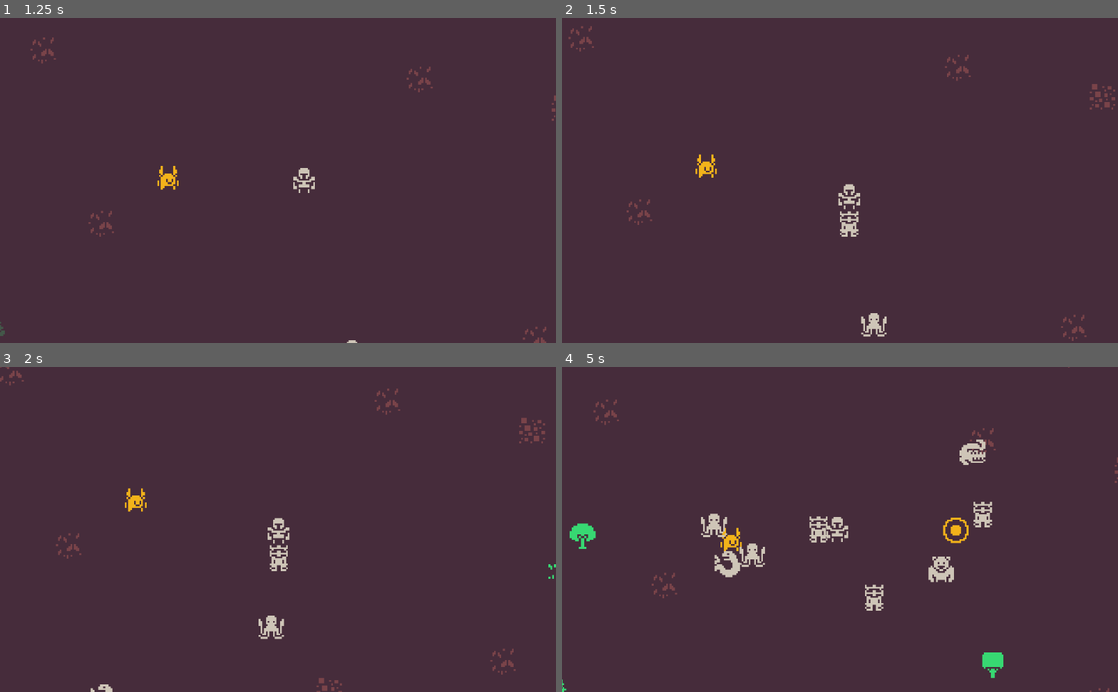
Above: before the commit, frames 1-4 (two rows, left to right).
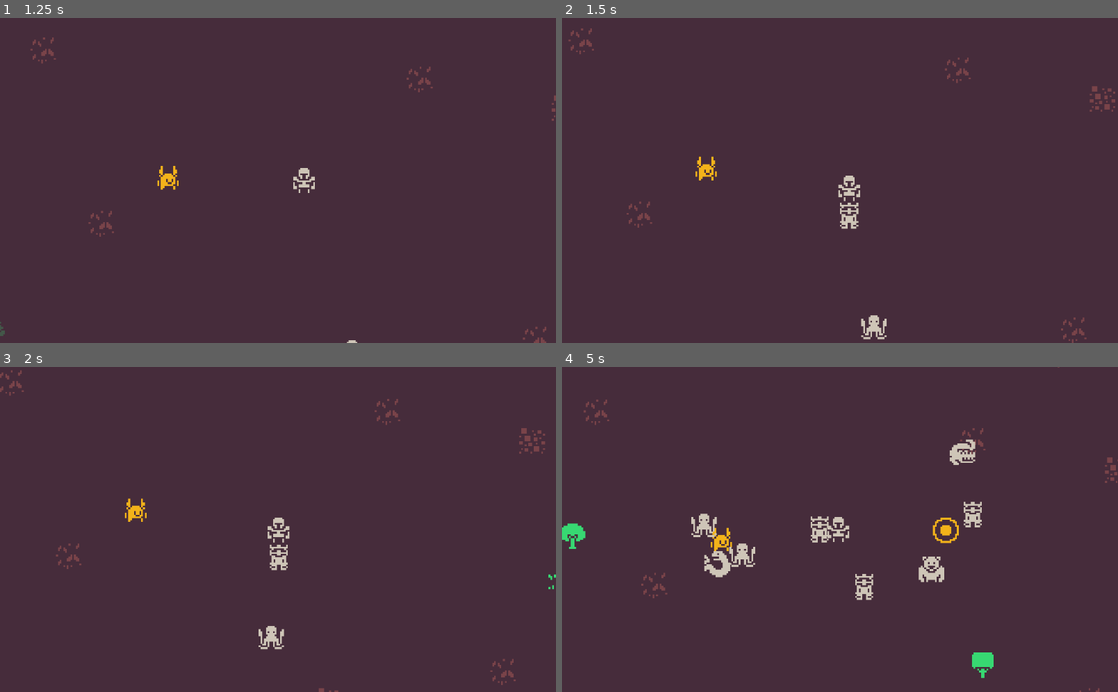
Above: after the commit, the same moments.

Repository: dsg-jam/LD46
Game: Godot game, scene res://assets/scenes/test.tscn
The game is run twice, just before and just after one commit, with the same random seed, the same clock (stepped at 60 frames per second) and the same inputs.
Inputs:
- Up to frame 1 (1.25 s): tap Enter at 0.5 s; hold Right (player_right) from 0.53 s (still down); tap F (player_mine) at 0.6 s
- Up to frame 2 (1.5 s): release Right (player_right) at 1.28 s; hold Down (player_down) from 1.28 s (still down); tap G (player_place_turret) at 1.35 s
- Up to frame 3 (2 s): keep holding Down (player_down)
- Up to frame 4 (5 s): release Down (player_down) at 2.03 s; hold Right (player_right) 2.03-2.78 s; tap F (player_mine) at 2.1, 3.6 s; hold Up (player_up) 2.78-3.53 s; tap G (player_place_turret) at 2.85, 4.35 s; hold Left (player_left) from 3.53 s (still down)

Frame 1 is identical in both runs. In frame 2, 1.2% of the frame differs, in the area x 1-100%, y 2-100%; in frame 3, 1.5%; in frame 4, 3.6%, in the area x 0-100%, y 0-100%.

Commit message:
Update bullet lifetime

Diff:
--- a/assets/scripts/BulletControl.gd
+++ b/assets/scripts/BulletControl.gd
@@ -4,10 +4,15 @@
 export var damage = 10
 
 var enemy_body
+var last_dir = Vector2(0, 0)
+var resetted_timer = false
 
 func _physics_process(delta):
-	if is_instance_valid(enemy_body):
+	if resetted_timer:
+		move_and_collide(last_dir*speed*delta)
+	elif is_instance_valid(enemy_body):
 		var dir = (enemy_body.position - position).normalized()
+		last_dir = dir
 		var is_collision = move_and_collide(dir*speed*delta)
 		if is_collision:
 			var collider = is_collision.get_collider()
@@ -19,7 +24,8 @@
 				collider.get_parent().remove()
 				queue_free()
 	else:
-		queue_free()
+		$Timer.start(max(0.01, $Timer.get_time_left()-7))
+		resetted_timer = true
 
 
 func _on_Timer_timeout():
--- a/assets/scripts/Player.gd
+++ b/assets/scripts/Player.gd
@@ -1,7 +1,7 @@
 extends KinematicBody2D
 
 export var speed_mult: float = 80
-export var build_distance: float = 20
+export var build_distance: float = 14
 
 export var resources_for_turret := { wood = 0 }
 
